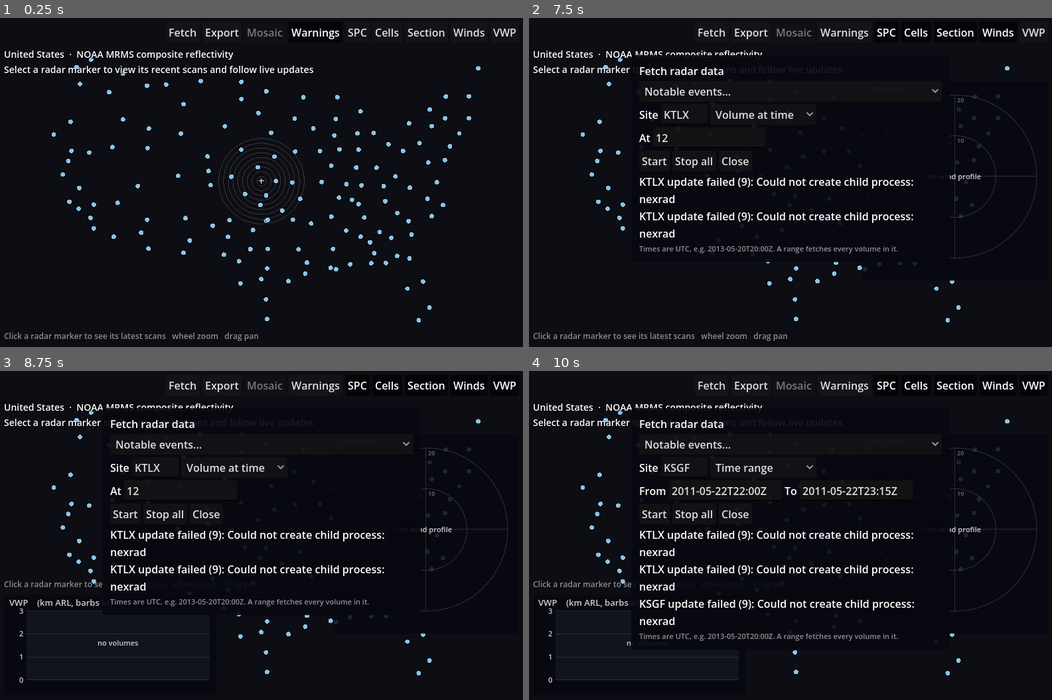
Above: before the commit, frames 1-4 (two rows, left to right).
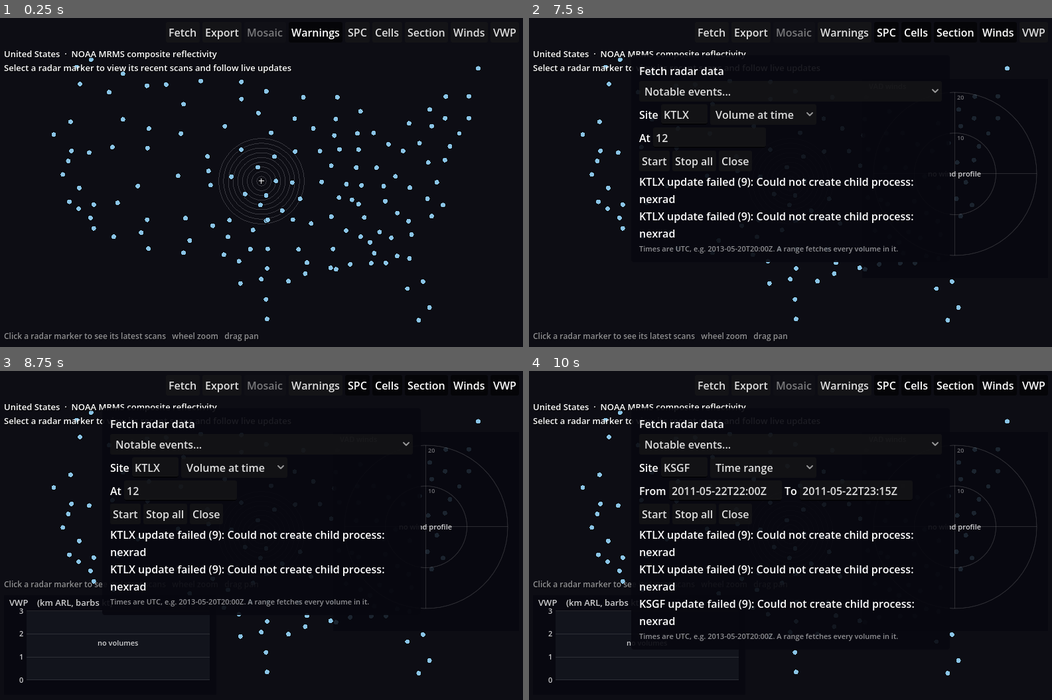
Above: after the commit, the same moments.

Repository: computerdane/droplet
Game: Godot game, scene res://scenes/main.tscn
Same seed, same stepped clock (60 frames per second), same inputs: the game is played once before the commit and once after it.
Inputs (mouse positions are in pixels of both pictures, inside the frame that each line leads up to):
- Up to frame 1 (0.25 s): no input
- Up to frame 2 (7.5 s): click "Fetch" at 0.5 s; click (712, 136) at 1.27 s; type "12" at 1.35 s; click "Start" at 2 s; click "Start" at 2.75 s; click "Export" at 3.5 s; click "Warnings" at 4.25 s; click "SPC" at 5 s; click "Cells" at 5.75 s; click "Section" at 6.5 s; click "Winds" at 7.25 s
- Up to frame 3 (8.75 s): click "VWP" at 8 s
- Up to frame 4 (10 s): click "Notable events..." at 8.75 s; click "Stop all" at 9.5 s

The runs differ from the first frame. In frame 1, 1.4% of the frame differs, in the area x 0-60%, y 9-18%; in frame 2, 1.1%; in frame 3, 1.1%; in frame 4, 1.1%.

Commit message:
ui: reduce top-left radar status text

Diff:
--- a/scripts/hud.gd
+++ b/scripts/hud.gd
@@ -139,7 +139,7 @@
 
 
 func _build_info() -> void:
-	info = _label(14)
+	info = _label(13)
 	info.position = Vector2(12, INFO_TOP)
 	add_child(info)
 	hint = _label(12)
@@ -424,7 +424,12 @@
 	for r in _top_rows:
 		if r.visible:
 			natural = maxf(natural, _natural_width(r))
-	var room := view.x - info.position.x - info.get_combined_minimum_size().x - 3 * MARGIN
+	# Keep the column's width budget at the original info size so the buttons wrap as before.
+	var info_font := info.get_theme_font("font")
+	var info_layout_width := (
+		info_font.get_multiline_string_size(info.text, HORIZONTAL_ALIGNMENT_LEFT, -1, 14).x
+	)
+	var room := view.x - info.position.x - info_layout_width - 3 * MARGIN
 	var stacked := room < COLUMN_MIN_WIDTH
 	var col_w := minf(natural, view.x - 2 * MARGIN if stacked else room)
 	info.position.y = _top_box.get_rect().end.y + GAP if stacked else INFO_TOP
Binary file added: docs/screenshots/issue-22-browser.png
Binary file changed: tests/golden/azshr.png
Binary file changed: tests/golden/cones_mosaic.png
Binary file changed: tests/golden/cones_section.png
Binary file changed: tests/golden/cref_mosaic.png
Binary file changed: tests/golden/echo_tops.png
Binary file changed: tests/golden/hca_section.png
Binary file changed: tests/golden/hodograph_hover.png
Binary file changed: tests/golden/ppi_dvel_srm_mosaic.png
Binary file changed: tests/golden/ppi_ref.png
Binary file changed: tests/golden/rotation_tracks.png
Binary file changed: tests/golden/section_mosaic.png
(and 2 more such lines)
